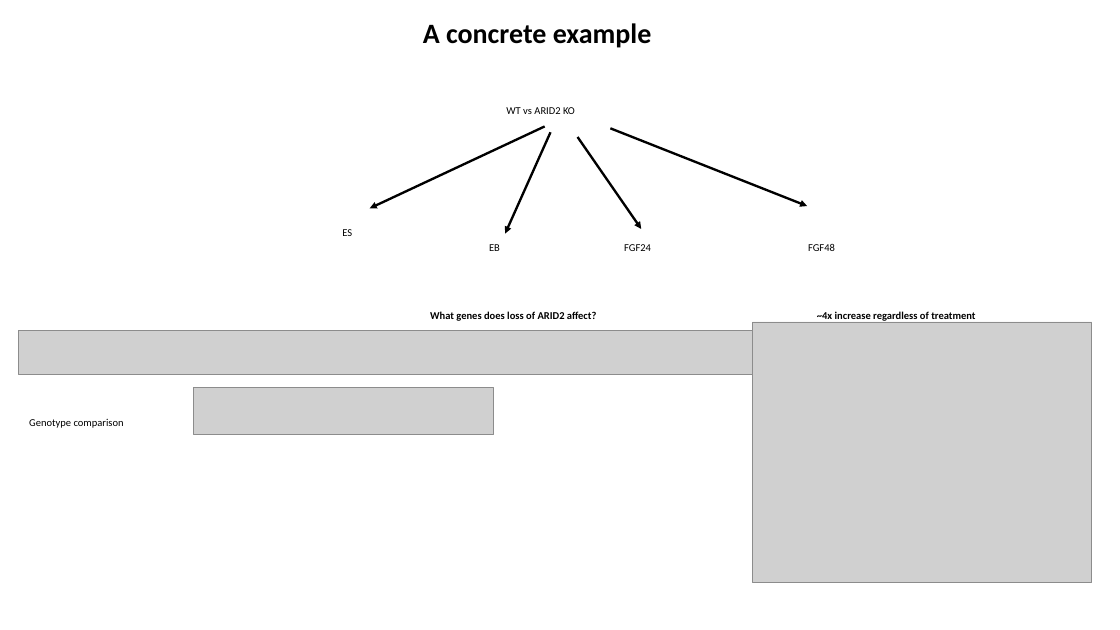
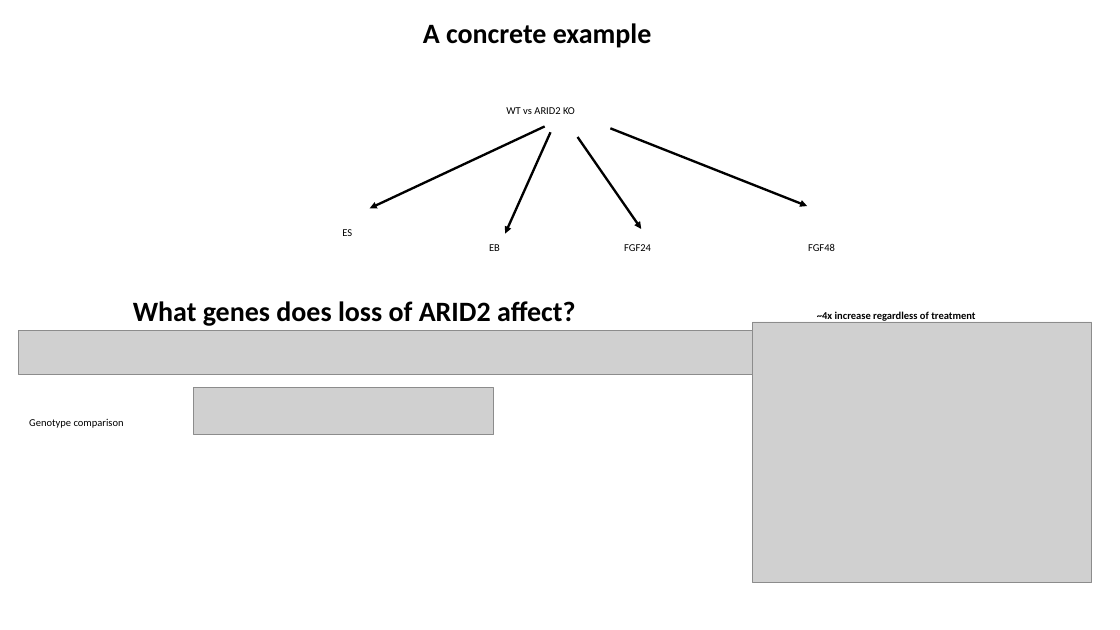
Before and after one commit to jraab/GNET749_RNAseq, a slide deck: slide 31 of lectures/2023_GNET749_Lecture6_Batch_ExpDesign.pptx (slide 32 before the commit). Drawn at 1120x630 pixels with LibreOffice and Linux fonts; fonts in the diff are those of the drawing; grey boxes stand for pictures. Boxes give left, top, right and bottom in pixels: in the first picture for what was removed or moved away, otherwise in the second. Text is boxed around its words. In the diff, an @@ line names an element or a change of style, - is before the commit and + after.

```diff
--- a/lectures/2023_GNET749_Lecture6_Batch_ExpDesign.pptx
+++ b/lectures/2023_GNET749_Lecture6_Batch_ExpDesign.pptx
@@ text "What genes does loss of ...": place and size @@
-text "What genes does loss of ..." at bbox=[430, 311, 596, 321]
+text "What genes does loss of ..." at bbox=[133, 301, 575, 326]
@@ text "What genes does loss of ..." at bbox=[133, 301, 575, 326]: size 9 to 24 pt @@
```
Also in this commit, not shown: 15 other slides changed, 1 slide added, 2 slides removed, 7 other files.
